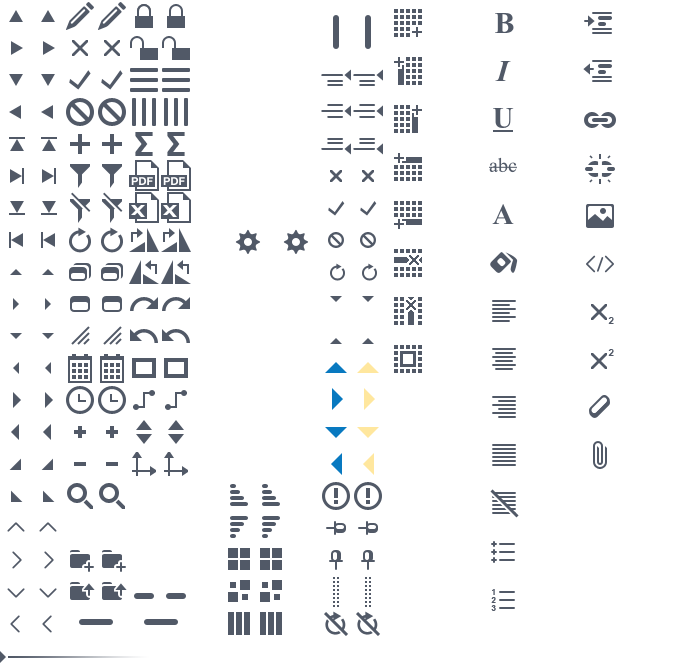
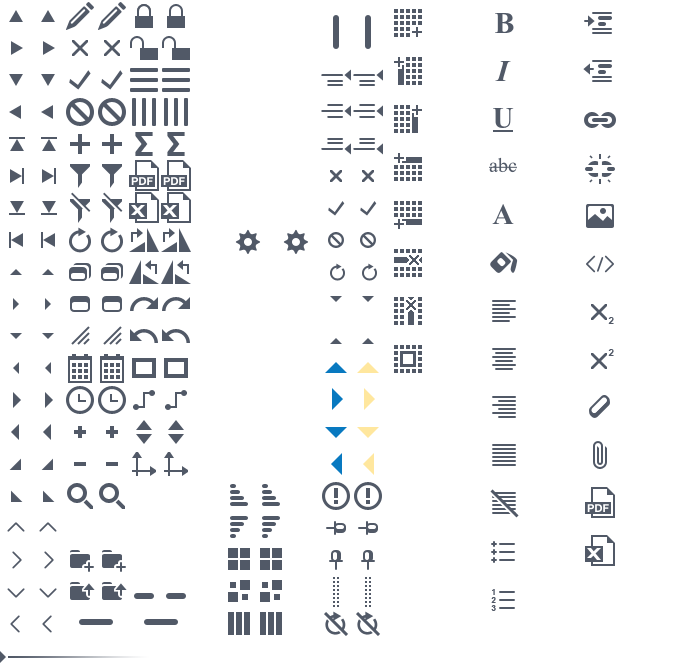
Comparing the layer stacks of the two 680×672 images. Changes:
added group "Export copy" with 4 layers above "Export" over box(585, 487, 615, 566)
added layer "excel copy" in group "Export copy" over box(585, 535, 615, 566)
added layer "pdf copy" in group "Export copy" over box(585, 487, 615, 518)
